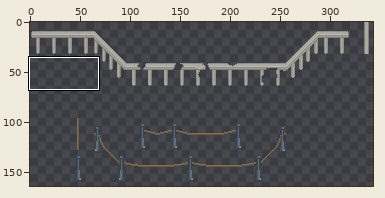
Pixel-art file, stored at Assets/Sprites/Ase/railing.aseprite. Above: a wide view before the commit, with the close-up outlined.
Close-up. The starting point:
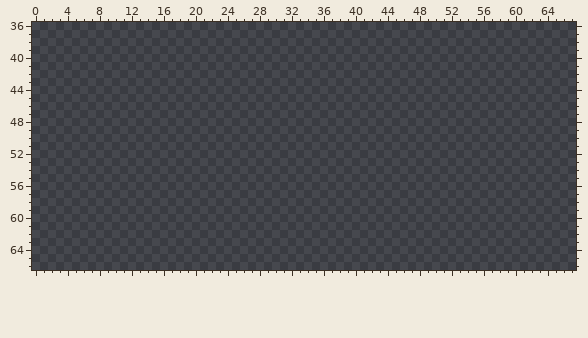
512x512 pixels, 1 frame. Shown: x 0..67, y 36..66. The wide view leaves out empty margins.
And afterwards:
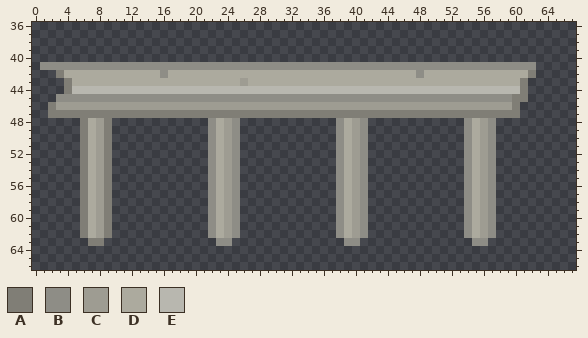
Palette (. is transparent): A #807e76  B #8e8d86  C #9e9c92  D #acaa9e  E #b8b7af
The exact change:
Changed rows in their new state; - is an unchanged pixel.
first column x 1:
41 BBBBBBBBBBBBBBBBBBBBBBBBBBBBBBBBBBBBBBBBBBBBBBBBBBBBBBBBBBBBBB
42 --ADDDDDDDDDDDDBDDDDDDDDDDDDDDDDDDDDDDDDDDDDDDDBDDDDDDDDDDDDDA
43 ---ADDDDDDDDDDDDDDDDDDDDDCDDDDDDDDDDDDDDDDDDDDDDDDDDDDDDDDDDA-
44 ---AEEEEEEEEEEEEEEEEEEEEEEEEEEEEEEEEEEEEEEEEEEEEEEEEEEEEEEEEA-
45 --BBBBBBBBBBBBBBBBBBBBBBBBBBBBBBBBBBBBBBBBBBBBBBBBBBBBBBBBBAA-
46 -ACCCCCCCCCCCCCCCCCCCCCCCCCCCCCCCCCCCCCCCCCCCCCCCCCCCCCCCCCA--
47 -AAAAAAAAAAAAAAAAAAAAAAAAAAAAAAAAAAAAAAAAAAAAAAAAAAAAAAAAAAA--
48 -----ADCA------------BDCB------------BDCB------------BDCB-----
49 -----ADCA------------BDCB------------BDCB------------BDCB-----
50 -----ADCA------------BDCB------------BDCB------------BDCB-----
51 -----ADCA------------BDCB------------BDCB------------BDCB-----
52 -----ADCA------------BDCB------------BDCB------------BDCB-----
53 -----ADCA------------BDCB------------BDCB------------BDCB-----
54 -----ADCA------------BDCB------------BDCB------------BDCB-----
55 -----ADCA------------BDCB------------BDCB------------BDCB-----
56 -----ADCA------------BDCB------------BDCB------------BDCB-----
57 -----ADCA------------BDCB------------BDCB------------BDCB-----
58 -----ADCA------------BDCB------------BDCB------------BDCB-----
59 -----ADCA------------BDCB------------BDCB------------BDCB-----
60 -----ADCA------------BDCB------------BDCB------------BDCB-----
61 -----ADCA------------BDCB------------BDCB------------BDCB-----
62 -----ADCA------------BDCB------------BDCB------------BDCB-----
63 ------AA--------------BB--------------BB--------------BB------
Changed places in both close-ups, as pixel boxes (x1, y1, x2, y2):
added: (40, 62, 536, 246)
